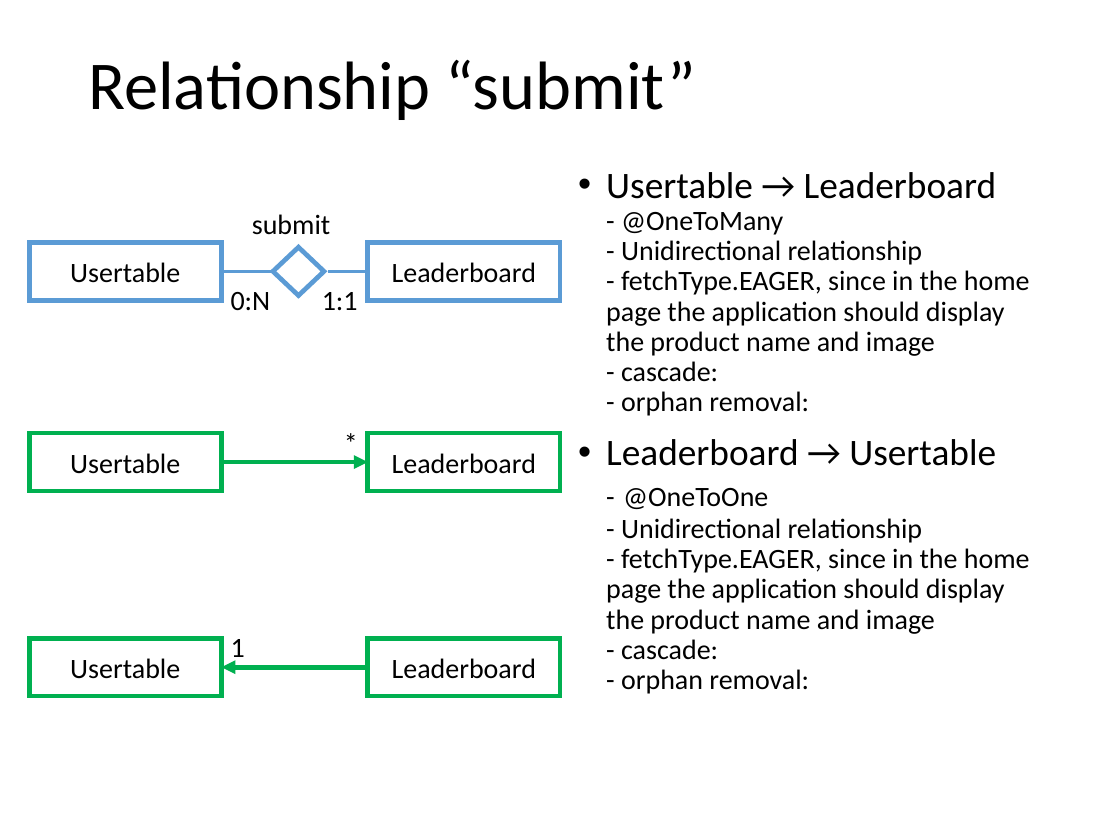
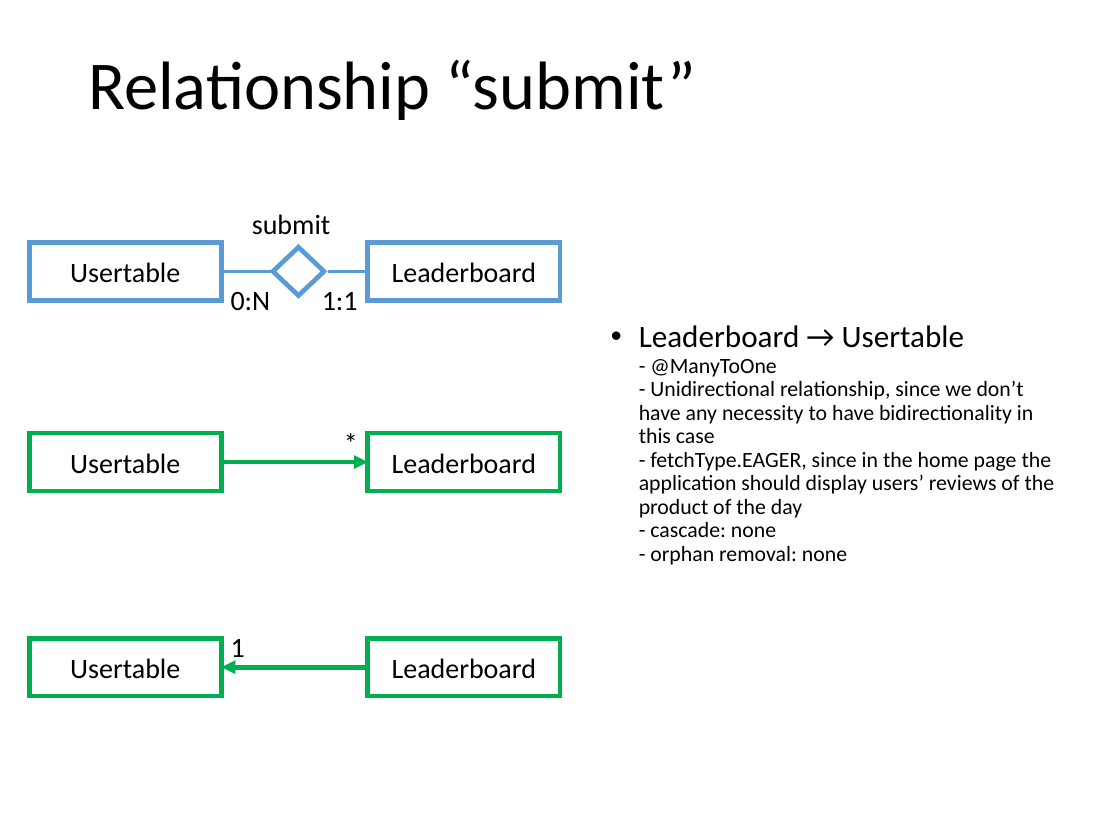
Before and after one commit to MatteoMakovec/GamifiedMarketingApplication, a slide deck: slide 30 of gamified_marketing_application.pptx (slide 14 before the commit). Drawn at 1120x840 pixels with LibreOffice and Linux fonts; fonts in the diff are those of the drawing. Boxes give left, top, right and bottom in pixels: in the first picture for what was removed or moved away, otherwise in the second. Text is boxed around its words. In the diff, an @@ line names an element or a change of style, - is before the commit and + after.

```diff
--- a/gamified_marketing_application.pptx
+++ b/gamified_marketing_application.pptx
@@ text at [639, 325, 1055, 565]: text changed; size 18 to 14 pt @@
-• Usertable → Leaderboard
-  - @OneToMany
-  - Unidirectional relationship
-  - fetchType.EAGER, since in the home page the application should display the product name and image
-  - cascade:
-  - orphan removal:
-• Leaderboard → Usertable
-  - @OneToOne
-  - Unidirectional relationship
-  - fetchType.EAGER, since in the home page the application should display the product name and image
-  - cascade:
-  - orphan removal:
+• Leaderboard → Usertable
+  - @ManyToOne
+  - Unidirectional relationship, since we don’t have any necessity to have bidirectionality in this case
+  - fetchType.EAGER, since in the home page the application should display users’ reviews of the product of the day
+  - cascade: none
+  - orphan removal: none
```
Also in this commit, not shown: 22 other slides changed.
